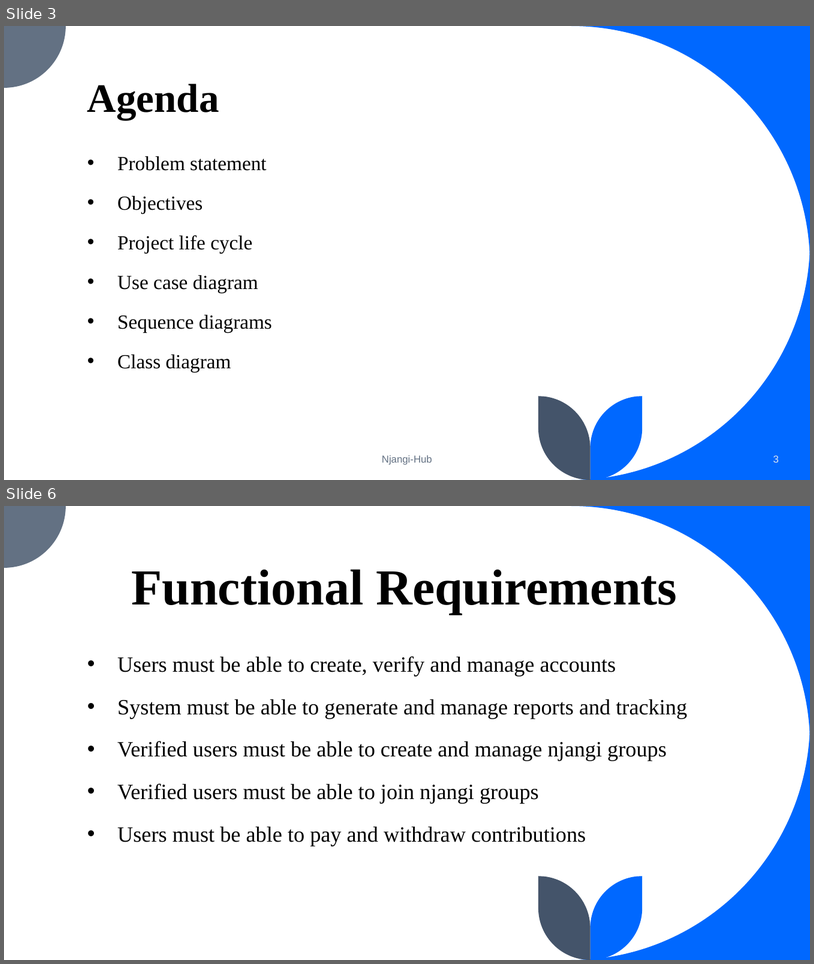
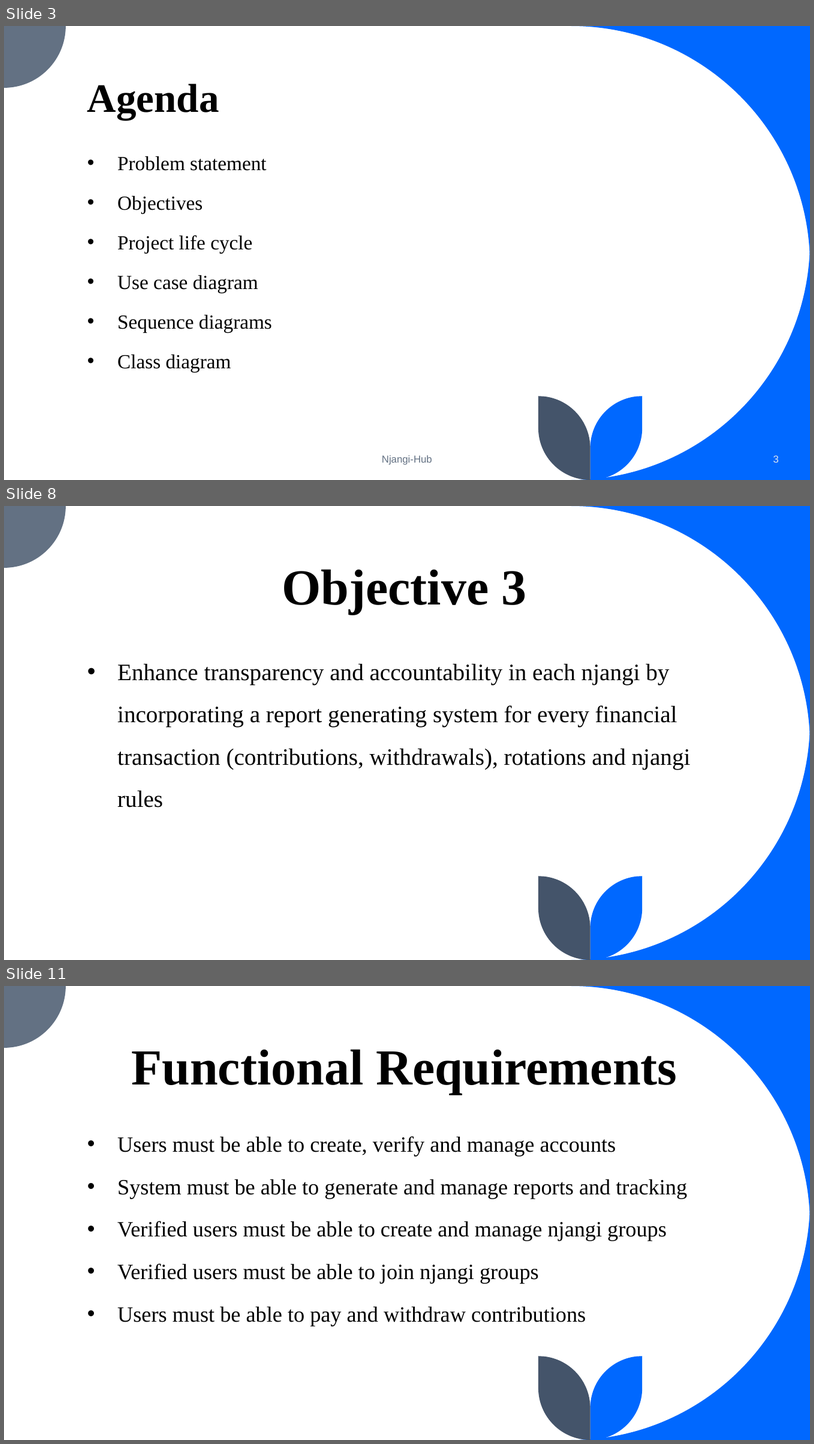
Before and after one commit to Fuangi/Landmark-njangi-hub, a slide deck: njangi.pptx. Shown one above the other, each under a label of ours: slides 3 and 6 before the commit, slides 3, 8 and 11 after it; the slides between them are not shown. The pictures are 814x964 and 814x1444 pixels, drawn with LibreOffice and Linux fonts; fonts in the diff are those of the drawing. Boxes give left, top, right and bottom in pixels: in the first picture for what was removed or moved away, otherwise in the second. Text is boxed around its words. In the diff, an @@ line names an element or a change of style, - is before the commit and + after.

```diff
--- a/njangi.pptx
+++ b/njangi.pptx
@@ slide 8 added at [4, 506, 810, 960], background #FFFFFF; not listed: 5 template elements that a slide beside it also shows @@
@@ title added at [282, 569, 527, 614], 60 pt, text #000000, bold @@
+Objective 3
@@ text added at [117, 663, 691, 807], 28 pt, text #000000 @@
+• Enhance transparency and accountability in each njangi by incorporating a report generating system for every financial transaction (contributions, withdrawals), rotations and njangi rules
@@ what was slide 6 is now slide 11 @@
```
Also in this commit, not shown: 3 slides changed, 4 other slides added, 1 other file.
